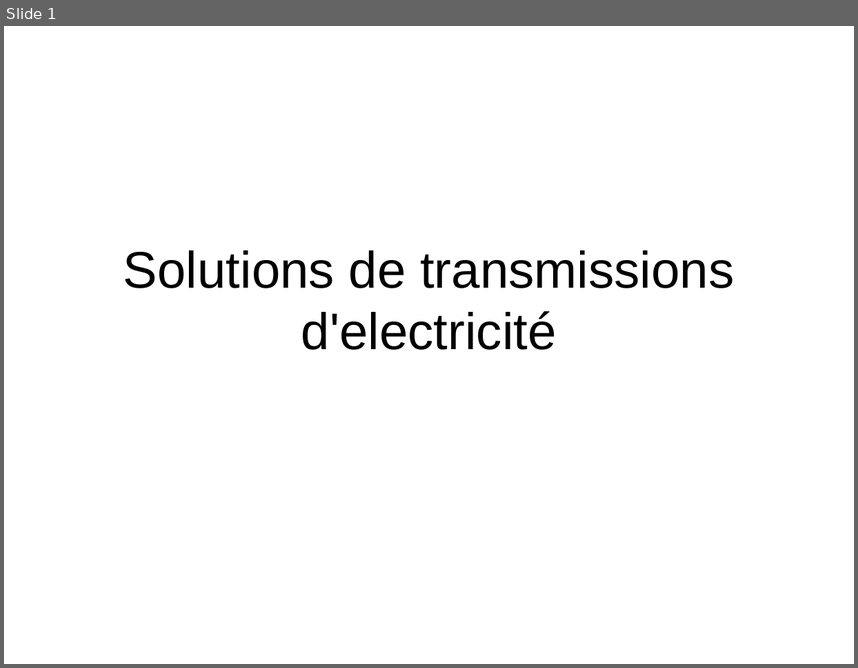
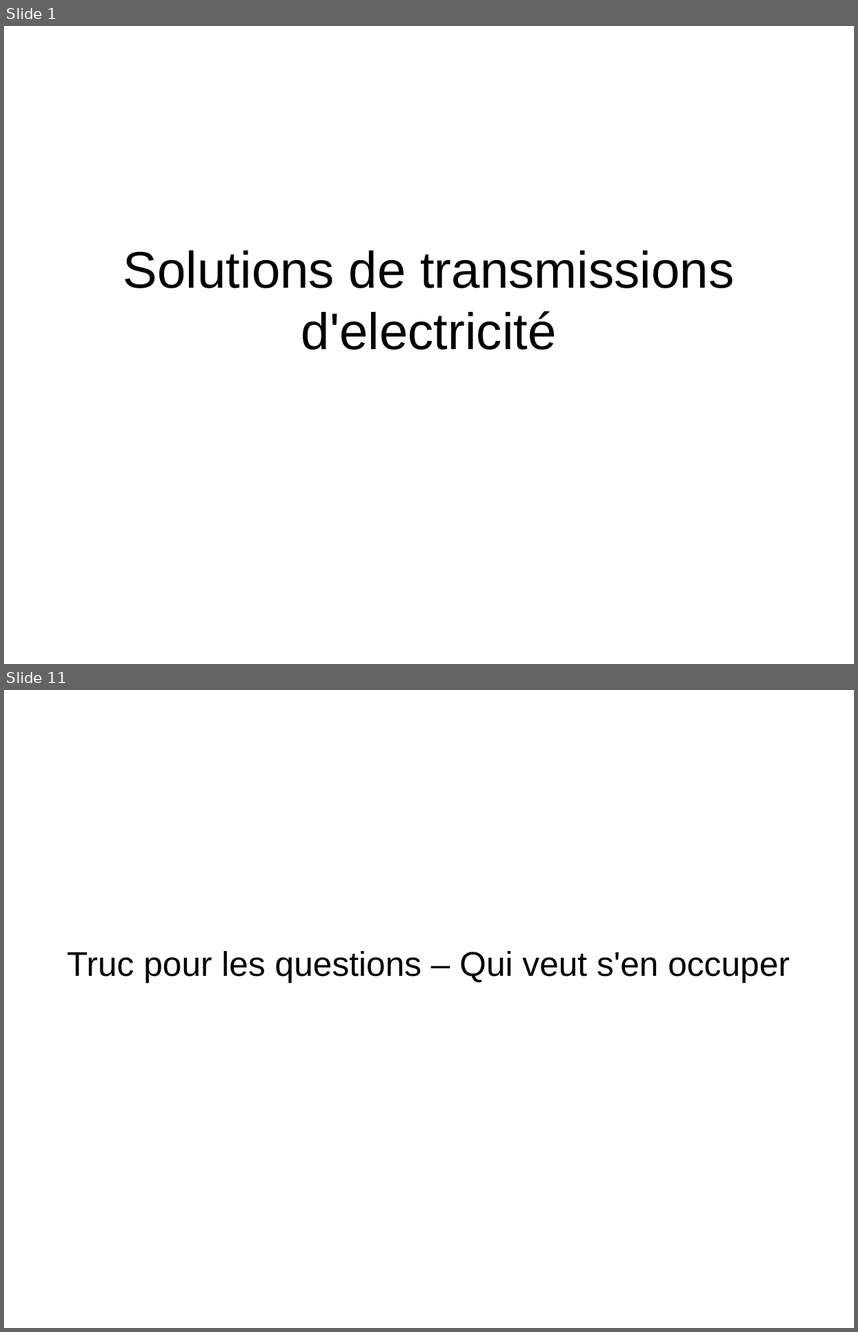
Before and after one commit to traxys/TPE, a slide deck: presentationOrale.odp. Shown one above the other, each under a label of ours: slide 1 before the commit, slides 1 and 11 after it; the slides between them are not shown. The pictures are 858x668 and 858x1332 pixels, drawn with LibreOffice and Linux fonts; fonts in the diff are those of the drawing. Boxes give left, top, right and bottom in pixels: in the first picture for what was removed or moved away, otherwise in the second. Text is boxed around its words. In the diff, an @@ line names an element or a change of style, - is before the commit and + after.

```diff
--- a/presentationOrale.odp
+++ b/presentationOrale.odp
@@ slide 11 added at (4, 690, 854, 1328), background #FFFFFF @@
@@ subtitle added at (67, 951, 790, 982), 32 pt, text #000000 @@
+Truc pour les questions – Qui veut s'en occuper
```
Also in this commit, not shown: 9 other slides added, 2 other files.
